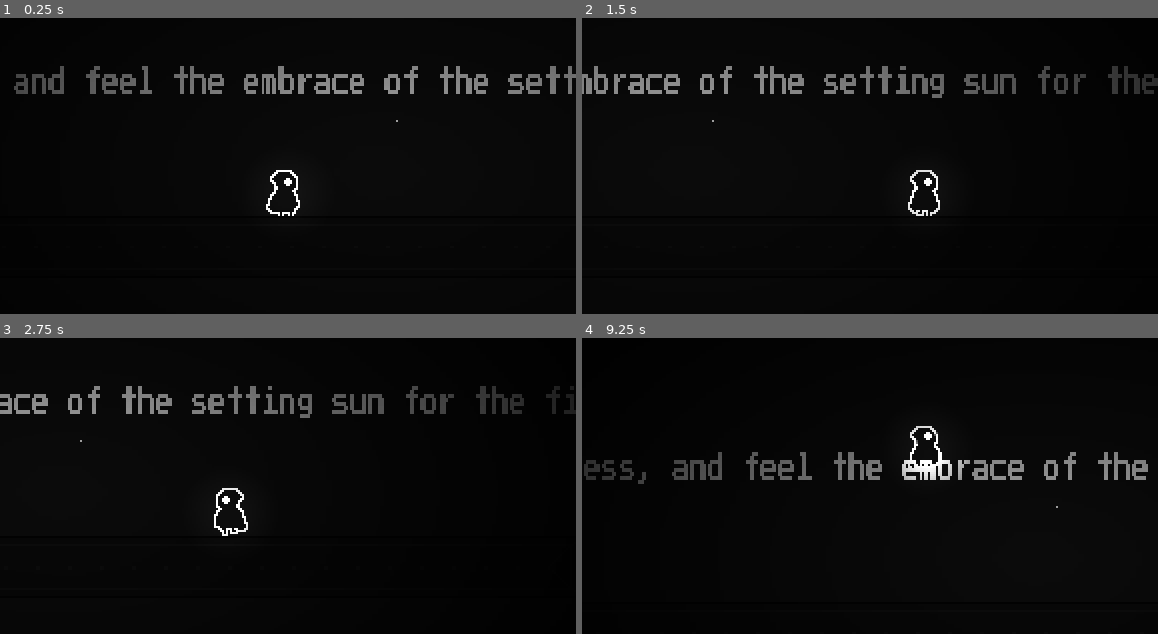
Above: before the commit, frames 1-4 (two rows, left to right).
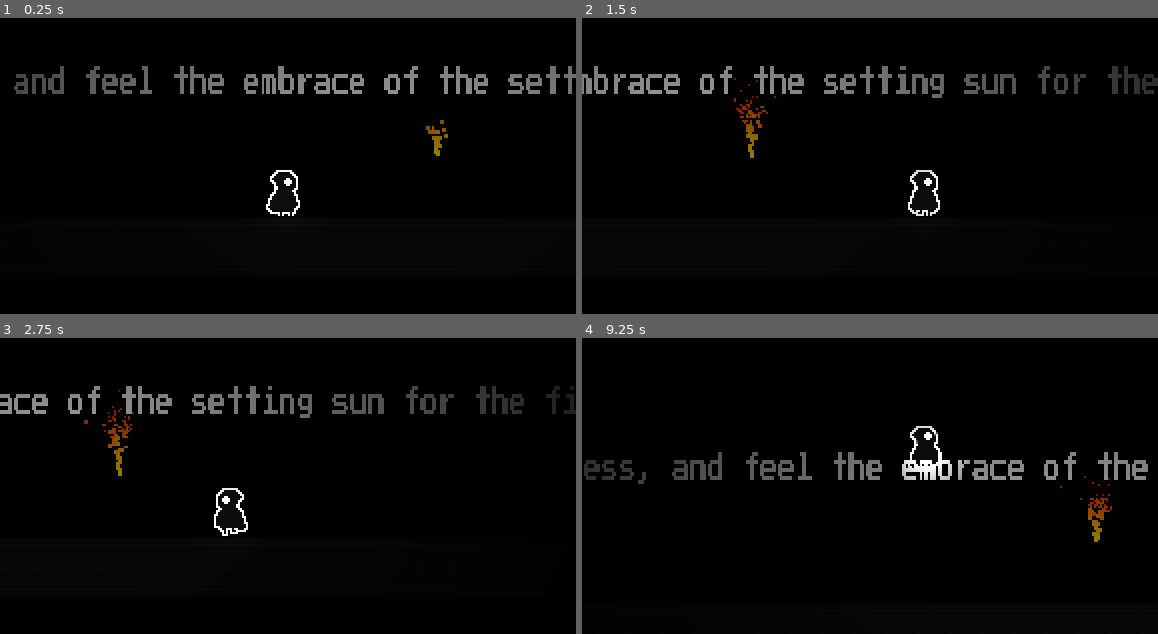
Above: after the commit, the same moments.

Repository: cheeseEnthusiasts/dusks-embrace
Game: Godot game, scene res://scenes/levels/startingroom.tscn
Same seed, same stepped clock (60 frames per second), same inputs: the game is played once before the commit and once after it.
Inputs:
- Up to frame 1 (0.25 s): no input
- Up to frame 2 (1.5 s): tap Enter (ui_accept) at 0.5, 0.77 s; hold Right (ui_right) from 0.53 s (still down); tap Shift (player_dash) at 0.6, 1.35 s
- Up to frame 3 (2.75 s): tap Enter (ui_accept) at 1.52 s; release Right (ui_right) at 2.03 s; hold Left (ui_left) from 2.03 s (still down); tap Shift (player_dash) at 2.1 s
- Up to frame 4 (9.25 s): release Left (ui_left) at 2.78 s; hold Right (ui_right) 2.78-4.28 s; tap Shift (player_dash) every 0.75 s from 2.85 to 8.85 s; tap Enter (ui_accept) at 3.02, 3.77, 4.52, 5, 6.02, 6.77, 7.52, 8, 9.02 s; hold Left (ui_left) 4.28-5.03 s; hold Right (ui_right) 5.03-5.78 s; hold Left (ui_left) 5.78-7.28 s; hold Right (ui_right) from 7.28 s (still down)

The runs differ from the first frame. In frame 1, 0.2% of the frame differs, in the area x 68-78%, y 34-47%; in frame 2, 0.3%; in frame 3, 0.3%, in the area x 13-24%, y 17-47%; in frame 4, 0.3%.

Commit message:
make fire but then remove fire

Diff:
--- a/scenes/levels/startingroom.tscn
+++ b/scenes/levels/startingroom.tscn
@@ -1,8 +1,38 @@
-[gd_scene load_steps=15 format=3 uid="uid://bm14qogfx51p"]
+[gd_scene load_steps=20 format=3 uid="uid://bm14qogfx51p"]
 
 [ext_resource type="PackedScene" uid="uid://j6p1euxnij8r" path="res://scenes/characters/player.tscn" id="1_w2ooc"]
 [ext_resource type="FontFile" uid="uid://b801diyxd83fb" path="res://fonts/PressStart2P-vaV7.ttf" id="3_xiay5"]
 [ext_resource type="Texture2D" uid="uid://bp5kf1dh26i4y" path="res://assets/basictilesheet.png" id="4_p7mxq"]
+
+[sub_resource type="Gradient" id="Gradient_3syn3"]
+offsets = PackedFloat32Array(0, 0.37037, 1)
+colors = PackedColorArray(0.881845, 0.759848, 7.70092e-07, 1, 0.939531, 0.332082, 3.36559e-07, 1, 0.984314, 0, 0, 1)
+
+[sub_resource type="GradientTexture1D" id="GradientTexture1D_gsxxo"]
+gradient = SubResource("Gradient_3syn3")
+
+[sub_resource type="Curve" id="Curve_n55g8"]
+_data = [Vector2(0, 1), 0.0, 0.0, 0, 0, Vector2(0.945783, 0.252632), 0.0, 0.0, 0, 0]
+point_count = 2
+
+[sub_resource type="CurveTexture" id="CurveTexture_n4go0"]
+curve = SubResource("Curve_n55g8")
+
+[sub_resource type="ParticleProcessMaterial" id="ParticleProcessMaterial_3n8iv"]
+particle_flag_disable_z = true
+direction = Vector3(0, -1, 0)
+spread = 10.0
+gravity = Vector3(0, 0, 0)
+initial_velocity_min = 90.0
+initial_velocity_max = 120.0
+orbit_velocity_min = 0.0
+orbit_velocity_max = 0.0
+scale_min = 2.0
+scale_max = 2.0
+scale_curve = SubResource("CurveTexture_n4go0")
+color_ramp = SubResource("GradientTexture1D_gsxxo")
+turbulence_enabled = true
+turbulence_noise_scale = 1.44
 
 [sub_resource type="Gradient" id="Gradient_r4shv"]
 offsets = PackedFloat32Array(0)
@@ -57,7 +87,13 @@
 
 [node name="startingroom" type="Node2D"]
 
+[node name="GPUParticles2D" type="GPUParticles2D" parent="."]
+position = Vector2(217, 48)
+amount = 100
+process_material = SubResource("ParticleProcessMaterial_3n8iv")
+
 [node name="Background" type="Sprite2D" parent="."]
+visible = false
 position = Vector2(929, 153)
 scale = Vector2(53.4375, 22.6094)
 texture = SubResource("GradientTexture2D_llmht")
@@ -112,7 +148,3 @@
 theme_override_fonts/font = ExtResource("3_xiay5")
 theme_override_font_sizes/font_size = 16
 text = "Escape the darkness, and feel the embrace of the setting sun for the final time"
-
-[node name="CPUParticles2D" type="CPUParticles2D" parent="."]
-position = Vector2(197, 29)
-gravity = Vector2(0, 0)
